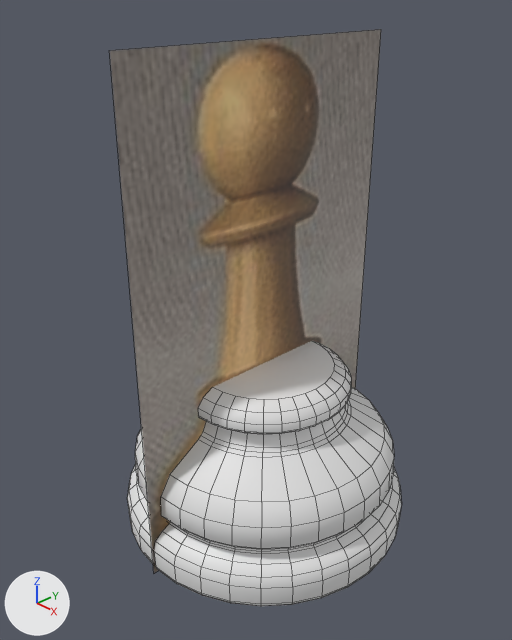
An edit to the Blender file blender/LowPolyChessSet/src/models/pieces/ChessPieceBase.blend, drawn before and after from the same camera.
The view is the same before and after, from a 50 mm lens placed at (0.0446, -0.0432, 0.053), pointed at (-0.0002, -0.001, 0.0229). Every picture has the same lights, and +X, +Y and +Z are marked at lower left. Mesh edges are drawn as thin lines.

In view in the first picture: 'PawnReference', 'PieceBase'.
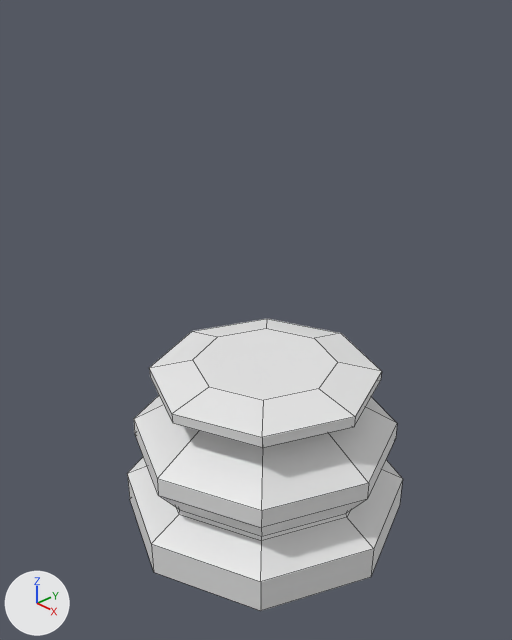
Location of each change, (x1, y1, x2, y2) in pixels of the pictures (512 x 640 px):
'PawnReference', hidden: before (110, 29, 381, 573)
'PieceBase', reshaped (10% taller): before (127, 341, 401, 606); after (127, 319, 403, 611)
part 1 of me_cylinder_001, cut back: before (127, 341, 401, 606); after (127, 319, 403, 611)

The edits, one by one:
me_cylinder_001 is used by ob_piecebase; location (0.0, 0.0, 0.0).
me_cylinder_001 had 768 vertices, 738 faces and spanned x -0.0148..0.0148, y -0.0148..0.0148, z 0.0..0.0179.
me_cylinder_001 now has 88 vertices, 82 faces and spans x -0.015..0.015, y -0.015..0.015, z 0.0002..0.0181.
me_cylinder_001 part 1: 768 vertices removed from x -0.0148..0.0148, y -0.0148..0.0148, z 0.0..0.0179; 88 vertices added at x -0.015..0.015, y -0.015..0.015, z 0.0002..0.0181.
me_cylinder_001 part 2: the surface is now shaded flat.
Object 'PawnReference' (ob_pawnreference) is now hidden.
